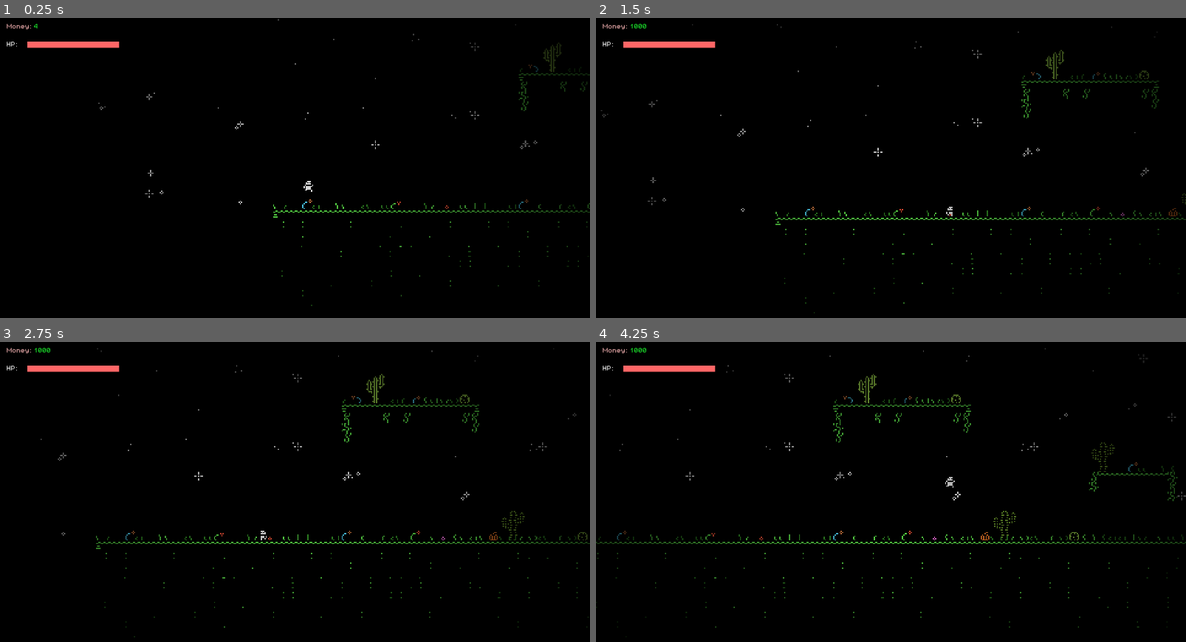
Above: before the commit, frames 1-4 (two rows, left to right).
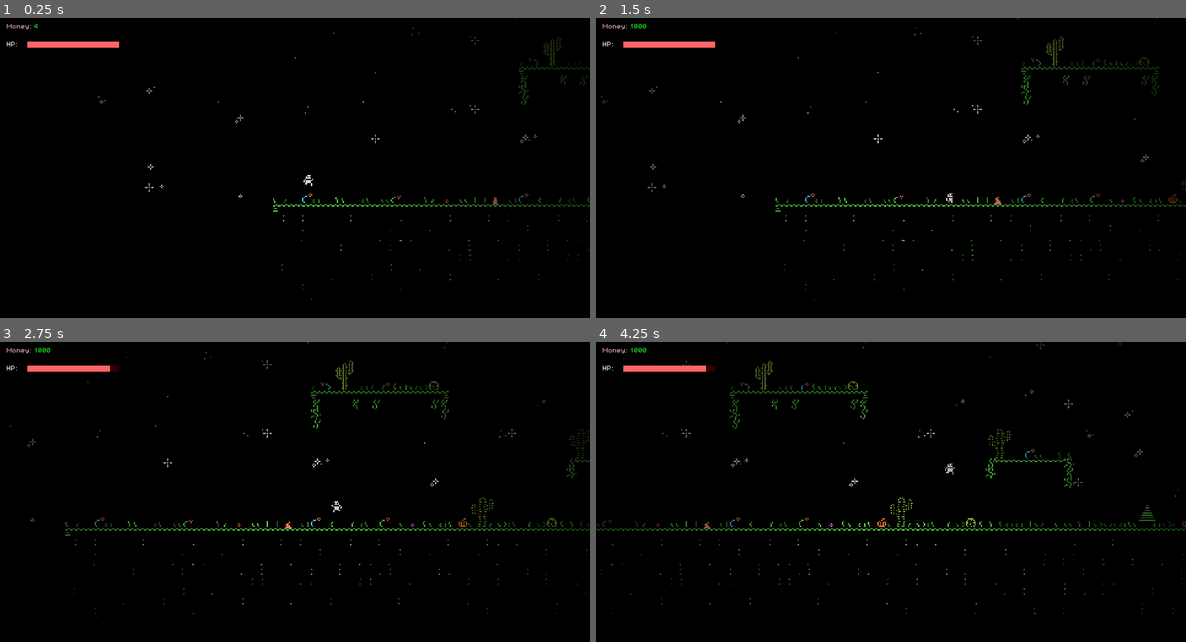
Above: after the commit, the same moments.

Repository: garf/godot-2d-game-template
Game: Godot game, scene res://game/main.tscn
The game is run twice, just before and just after one commit, with the same random seed, the same clock (stepped at 60 frames per second) and the same inputs.
Inputs:
- Up to frame 1 (0.25 s): no input
- Up to frame 2 (1.5 s): tap Enter at 0.5 s; hold D (walk_right) from 0.53 s (still down); tap Space (jump) at 0.6, 0.77, 1.07 s; tap Ctrl (crouch) at 1.35 s
- Up to frame 3 (2.75 s): tap Space (jump) at 1.52, 1.55, 1.82, 2.1 s; release D (walk_right) at 2.03 s; hold A (walk_left) from 2.03 s (still down)
- Up to frame 4 (4.25 s): release A (walk_left) at 2.78 s; hold D (walk_right) from 2.78 s (still down); tap Ctrl (crouch) at 2.85 s; tap Space (jump) at 3.02, 3.05, 3.32, 3.6, 3.77, 4.07 s; tap F1 (restart) at 4.15 s

The runs differ from the first frame. In frame 1, 1.3% of the frame differs, in the area x 16-100%, y 0-97%; in frame 2, 2.2%; in frame 3, 2.7%; in frame 4, 3.4%, in the area x 0-100%, y 0-99%.

Commit message:
feat: add player hit and hurtboxes + damage

Diff:
--- /dev/null
+++ b/game/components/hitbox/hitbox_comp.gd
@@ -0,0 +1,50 @@
+class_name HitboxComp extends Area2D
+
+
+@export var damage: float = 10.0
+@export var hit_cooldown: float = 0.35
+
+var _hurtbox_cooldowns: Dictionary[HurtboxComp, float] = {}
+
+
+func _ready() -> void:
+	area_entered.connect(_on_area_entered)
+	area_exited.connect(_on_area_exited)
+
+
+func _physics_process(delta: float) -> void:
+	var hurtboxes: Array[HurtboxComp] = []
+	hurtboxes.assign(_hurtbox_cooldowns.keys())
+
+	for hurtbox: HurtboxComp in hurtboxes:
+		if not is_instance_valid(hurtbox):
+			_hurtbox_cooldowns.erase(hurtbox)
+			continue
+
+		var next_cooldown: float = maxf(_hurtbox_cooldowns[hurtbox] - delta, 0.0)
+		_hurtbox_cooldowns[hurtbox] = next_cooldown
+
+		if next_cooldown <= 0.0:
+			_hit_hurtbox(hurtbox)
+
+
+func _hit_hurtbox(hurtbox: HurtboxComp) -> void:
+	hurtbox.receive_hit(damage, global_position, self)
+	_hurtbox_cooldowns[hurtbox] = maxf(hit_cooldown, 0.0)
+
+
+func _on_area_entered(area: Area2D) -> void:
+	var hurtbox: HurtboxComp = area as HurtboxComp
+	if hurtbox == null:
+		return
+
+	_hurtbox_cooldowns[hurtbox] = 0.0
+	_hit_hurtbox(hurtbox)
+
+
+func _on_area_exited(area: Area2D) -> void:
+	var hurtbox: HurtboxComp = area as HurtboxComp
+	if hurtbox == null:
+		return
+
+	_hurtbox_cooldowns.erase(hurtbox)
--- /dev/null
+++ b/game/components/hurtbox/hurtbox_comp.gd
@@ -0,0 +1,28 @@
+class_name HurtboxComp extends Area2D
+
+
+signal hit_received(damage: float, source_position: Vector2, hitbox: HitboxComp)
+
+@export var damage_receiver_path: NodePath = ^".."
+
+var _damage_receiver: Node
+
+
+func _ready() -> void:
+	_damage_receiver = _find_damage_receiver()
+
+
+func receive_hit(damage: float, source_position: Vector2, hitbox: HitboxComp) -> void:
+	hit_received.emit(damage, source_position, hitbox)
+	if _damage_receiver == null or not _damage_receiver.has_method("receive_hit"):
+		return
+
+	_damage_receiver.call("receive_hit", damage, source_position, hitbox)
+
+
+func _find_damage_receiver() -> Node:
+	var damage_receiver: Node = get_node_or_null(damage_receiver_path)
+	if damage_receiver != null:
+		return damage_receiver
+
+	return get_parent()
--- a/game/entities/characters/player/player.gd
+++ b/game/entities/characters/player/player.gd
@@ -3,8 +3,13 @@
 
 signal facing_direction_changed(facing_direction: Vector2)
 
+const HIT_FLASH_TIME: float = 0.08
+const HIT_KNOCKBACK_VELOCITY: float = 240.0
+const HIT_AIR_CONTROL_LOCK_TIME: float = 0.16
+
 var facing_sign: int = 1
 var facing_direction: Vector2 = Vector2.RIGHT
+var _hit_flash_id: int = 0
 
 @onready var _sprite: AnimatedSprite2D = $PlayerSprites
 @onready var _movement_controller: PlayerMovementController = $MovementController
@@ -61,6 +66,17 @@
 	return _vitals_controller.receive_damage(amount)
 
 
+func receive_hit(damage: float, source_position: Vector2, _hitbox: HitboxComp) -> void:
+	if is_dead():
+		return
+
+	var current_hp: float = receive_damage(damage)
+	if current_hp <= 0.0 or is_dead():
+		return
+
+	_play_hit_reaction(source_position)
+
+
 func die() -> void:
 	_vitals_controller.die()
 
@@ -82,6 +98,9 @@
 
 
 func _update_animation() -> void:
+	if _sprite.animation == &"hit_right" and _sprite.is_playing():
+		return
+
 	var next_animation: StringName = &"idle_right"
 
 	if not is_on_floor():
@@ -94,11 +113,44 @@
 	_play_animation(next_animation)
 
 
-func _play_animation(animation: StringName) -> void:
-	if _sprite.animation == animation:
+func _play_animation(animation: StringName, force_restart: bool = false) -> void:
+	if _sprite.animation == animation and not force_restart:
 		return
 
 	_sprite.play(animation)
+
+
+func _play_hit_reaction(source_position: Vector2) -> void:
+	var away_sign: float = signf(global_position.x - source_position.x)
+	if is_zero_approx(away_sign):
+		away_sign = float(facing_sign)
+
+	_play_animation(&"hit_right", true)
+	_flash_hit_shader()
+	_movement_controller.start_hit_reaction(
+		Vector2(HIT_KNOCKBACK_VELOCITY * away_sign, -HIT_KNOCKBACK_VELOCITY),
+		HIT_AIR_CONTROL_LOCK_TIME
+	)
+
+
+func _flash_hit_shader() -> void:
+	_hit_flash_id += 1
+	var current_flash_id: int = _hit_flash_id
+	_set_hit_shader_active(true)
+
+	await get_tree().create_timer(HIT_FLASH_TIME).timeout
+	if current_flash_id != _hit_flash_id:
+		return
+
+	_set_hit_shader_active(false)
+
+
+func _set_hit_shader_active(active: bool) -> void:
+	var hit_material: ShaderMaterial = _sprite.material as ShaderMaterial
+	if hit_material == null:
+		return
+
+	hit_material.set_shader_parameter(&"active", active)
 
 
 func _stop_camera_following() -> void:
@@ -113,11 +165,14 @@
 
 
 func _on_player_died() -> void:
-	_play_animation(&"death_right")
+	_set_hit_shader_active(false)
+	_play_animation(&"death_right", true)
 	_stop_camera_following()
 
 
 func _on_player_respawned(_global_position: Vector2) -> void:
+	_hit_flash_id += 1
+	_set_hit_shader_active(false)
 	_restore_camera_following()
 	_sync_facing_visuals()
-	_play_animation(&"idle_right")
+	_play_animation(&"idle_right", true)
--- a/game/entities/characters/player/player.tscn
+++ b/game/entities/characters/player/player.tscn
@@ -1,10 +1,17 @@
 [gd_scene format=3 uid="uid://ck5uni5kjq72"]
 
+[ext_resource type="Shader" uid="uid://0voujlm8s10c" path="res://shaders/hit.gdshader" id="1_06c3x"]
 [ext_resource type="Script" uid="uid://dsiv7tspf2eel" path="res://game/entities/characters/player/player.gd" id="1_ruxbf"]
 [ext_resource type="Texture2D" uid="uid://m4ubf65w3du2" path="res://assets/art/Heroes-Medium.png" id="2_cetcc"]
-[ext_resource type="Script" path="res://game/entities/characters/player/player_movement_controller.gd" id="3_8es8j"]
-[ext_resource type="Script" path="res://game/entities/characters/player/player_vitals_controller.gd" id="4_vitals"]
-[ext_resource type="Script" path="res://game/components/hp/hp_comp.gd" id="5_hp"]
+[ext_resource type="Script" uid="uid://dlbvgx2sokb4q" path="res://game/entities/characters/player/player_movement_controller.gd" id="3_8es8j"]
+[ext_resource type="Script" uid="uid://dbbq74owd33k" path="res://game/entities/characters/player/player_vitals_controller.gd" id="4_vitals"]
+[ext_resource type="Script" uid="uid://dsn5kmelwxa0x" path="res://game/components/hp/hp_comp.gd" id="5_hp"]
+[ext_resource type="Script" uid="uid://blg4ju5g6vxtp" path="res://game/components/hurtbox/hurtbox_comp.gd" id="6_hurtbox"]
+
+[sub_resource type="ShaderMaterial" id="ShaderMaterial_06c3x"]
+shader = ExtResource("1_06c3x")
+shader_parameter/active = false
+shader_parameter/tint = Color(1, 0.39999998, 0.39999998, 1)
 
 [sub_resource type="AtlasTexture" id="AtlasTexture_tmnli"]
 atlas = ExtResource("2_cetcc")
@@ -148,28 +155,41 @@
 radius = 3.0
 
 [node name="Player" type="CharacterBody2D" unique_id=1859496224]
-collision_mask = 26
+collision_mask = 58
 script = ExtResource("1_ruxbf")
 
 [node name="PlayerSprites" type="AnimatedSprite2D" parent="." unique_id=1379412176]
+material = SubResource("ShaderMaterial_06c3x")
 position = Vector2(0, -8)
 sprite_frames = SubResource("SpriteFrames_ruxbf")
-animation = &"idle_right"
+animation = &"jump_right"
+autoplay = "idle_right"
 
-[node name="MovementController" type="Node" parent="."]
+[node name="MovementController" type="Node" parent="." unique_id=918236918]
 script = ExtResource("3_8es8j")
 
-[node name="VitalsController" type="Node" parent="."]
+[node name="VitalsController" type="Node" parent="." unique_id=1933421795]
 script = ExtResource("4_vitals")
 
-[node name="HpComp" type="Node" parent="VitalsController"]
+[node name="HpComp" type="Node" parent="VitalsController" unique_id=1091098576]
 script = ExtResource("5_hp")
+max_hp = 100.0
+hp = 100.0
 
 [node name="CollisionShape2D" type="CollisionShape2D" parent="." unique_id=1979362243]
 position = Vector2(0, -3)
 shape = SubResource("CircleShape2D_gmir5")
 
+[node name="Hurtbox" type="Area2D" parent="." unique_id=937019263]
+collision_mask = 0
+script = ExtResource("6_hurtbox")
+
+[node name="CollisionShape2D" type="CollisionShape2D" parent="Hurtbox" unique_id=1444726122]
+position = Vector2(0, -3)
+shape = SubResource("CircleShape2D_gmir5")
+
 [node name="Camera2D" type="Camera2D" parent="." unique_id=2032190179]
+process_callback = 0
 drag_horizontal_enabled = true
 drag_vertical_enabled = true
-process_callback = 0
+drag_top_margin = 0.3
--- a/game/entities/characters/player/player_movement_controller.gd
+++ b/game/entities/characters/player/player_movement_controller.gd
@@ -30,6 +30,7 @@
 var _jump_buffer_timer: float = 0.0
 var _remaining_air_jumps: int = 0
 var _was_on_floor: bool = false
+var _air_control_lock_timer: float = 0.0
 
 @onready var _player: Player = get_parent() as Player
 
@@ -37,19 +38,24 @@
 func physics_update(delta: float) -> void:
 	if _player.is_dead():
 		_clear_control_state()
-		_apply_gravity(delta)
-		_player.move_and_slide()
+		_apply_dead_movement(delta)
 		_was_on_floor = _player.is_on_floor()
 		return
 
 	var input_axis: float = Input.get_axis("walk_left", "walk_right")
+	var is_air_control_locked: bool = _air_control_lock_timer > 0.0
+	if _air_control_lock_timer > 0.0:
+		_air_control_lock_timer = maxf(_air_control_lock_timer - delta, 0.0)
+
 	var on_floor: bool = _player.is_on_floor()
 	var just_landed: bool = on_floor and not _was_on_floor
 
 	_update_timers(delta, on_floor)
-	_update_facing(input_axis)
+	if not is_air_control_locked:
+		_update_facing(input_axis)
 	_update_crouch(delta, on_floor, just_landed)
-	_apply_horizontal_movement(input_axis, delta, on_floor)
+	if not is_air_control_locked:
+		_apply_horizontal_movement(input_axis, delta, on_floor)
 	_apply_jump()
 	_apply_gravity(delta)
 	_apply_jump_cut()
@@ -60,6 +66,24 @@
 
 func is_crouching() -> bool:
 	return _crouching
+
+
+func start_hit_reaction(launch_velocity: Vector2, air_control_lock_time: float) -> void:
+	_clear_control_state()
+	_player.velocity = launch_velocity
+	_air_control_lock_timer = maxf(air_control_lock_time, 0.0)
+
+
+func _apply_dead_movement(delta: float) -> void:
+	if _player.is_on_floor() and _player.velocity.y >= 0.0:
+		_player.velocity = Vector2.ZERO
+		return
+
+	_apply_gravity(delta)
+	_player.move_and_slide()
+
+	if _player.is_on_floor():
+		_player.velocity = Vector2.ZERO
 
 
 func _update_timers(delta: float, on_floor: bool) -> void:
@@ -200,3 +224,4 @@
 	_coyote_timer = 0.0
 	_jump_buffer_timer = 0.0
 	_remaining_air_jumps = 0
+	_air_control_lock_timer = 0.0
--- /dev/null
+++ b/game/entities/objects/burning_campfire/burning_campfire.gd
@@ -0,0 +1 @@
+extends Node2D
--- /dev/null
+++ b/game/entities/objects/burning_campfire/burning_campfire.tscn
@@ -0,0 +1,56 @@
+[gd_scene format=3 uid="uid://cbwsdfypyp4if"]
+
+[ext_resource type="Script" uid="uid://b37n36f7b84m2" path="res://game/entities/objects/burning_campfire/burning_campfire.gd" id="1_x6b4a"]
+[ext_resource type="Script" uid="uid://d0ow66mrx2c4d" path="res://game/components/hitbox/hitbox_comp.gd" id="2_hitbox"]
+[ext_resource type="Texture2D" uid="uid://cai2s7fd0pm7c" path="res://assets/art/tiles/forest/Extras.png" id="2_x6b4a"]
+
+[sub_resource type="CircleShape2D" id="CircleShape2D_x6b4a"]
+radius = 4.1231055
+
+[sub_resource type="AtlasTexture" id="AtlasTexture_axufj"]
+atlas = ExtResource("2_x6b4a")
+region = Rect2(0, 32, 8, 8)
+
+[sub_resource type="AtlasTexture" id="AtlasTexture_ge57u"]
+atlas = ExtResource("2_x6b4a")
+region = Rect2(8, 32, 8, 8)
+
+[sub_resource type="AtlasTexture" id="AtlasTexture_xqdxh"]
+atlas = ExtResource("2_x6b4a")
+region = Rect2(16, 32, 8, 8)
+
+[sub_resource type="SpriteFrames" id="SpriteFrames_x6b4a"]
+animations = [{
+"frames": [{
+"duration": 1.0,
+"texture": SubResource("AtlasTexture_axufj")
+}, {
+"duration": 1.0,
+"texture": SubResource("AtlasTexture_ge57u")
+}, {
+"duration": 1.0,
+"texture": SubResource("AtlasTexture_xqdxh")
+}],
+"loop": 1,
+"name": &"default",
+"speed": 8.0
+}]
+
+[node name="BurningCampfire" type="Node2D" unique_id=2075658161]
+script = ExtResource("1_x6b4a")
+
+[node name="Hitbox" type="Area2D" parent="."]
+collision_layer = 32
+collision_mask = 1
+script = ExtResource("2_hitbox")
+damage = 10.0
+
+[node name="CollisionShape2D" type="CollisionShape2D" parent="Hitbox" unique_id=1965249777]
+position = Vector2(0, 1)
+shape = SubResource("CircleShape2D_x6b4a")
+
+[node name="AnimatedSprite2D" type="AnimatedSprite2D" parent="." unique_id=665599641]
+self_modulate = Color(1.8247963, 1.8247963, 1.8247963, 1)
+sprite_frames = SubResource("SpriteFrames_x6b4a")
+autoplay = "default"
+frame_progress = 0.5882298
--- /dev/null
+++ b/game/entities/objects/object_res.gd
@@ -0,0 +1 @@
+class_name ObjectRes extends EntityRes
--- a/game/levels/forest_level/forest_map.tscn
+++ b/game/levels/forest_level/forest_map.tscn
@@ -1,7 +1,8 @@
 [gd_scene format=4 uid="uid://bvosiiu3754y0"]
 
 [ext_resource type="TileSet" uid="uid://boniaau7ima42" path="res://game/tilesets/forest_tileset.tres" id="1_jpomo"]
-[ext_resource type="Script" path="res://game/levels/forest_level/forest_map.gd" id="2_forest_map"]
+[ext_resource type="Script" uid="uid://df0wxf5mmp0u0" path="res://game/levels/forest_level/forest_map.gd" id="2_forest_map"]
+[ext_resource type="PackedScene" uid="uid://cbwsdfypyp4if" path="res://game/entities/objects/burning_campfire/burning_campfire.tscn" id="3_nx520"]
 
 [sub_resource type="WorldBoundaryShape2D" id="WorldBoundaryShape2D_gmir5"]
 
@@ -22,3 +23,6 @@
 [node name="RespawnPoint" type="Marker2D" parent="." unique_id=1519053990]
 unique_name_in_owner = true
 position = Vector2(61, 72)
+
+[node name="BurningCampfire" parent="." unique_id=2075658161 instance=ExtResource("3_nx520")]
+position = Vector2(213, 117)
--- a/project.godot
+++ b/project.godot
@@ -83,6 +83,7 @@
 2d_physics/layer_3="player_attack"
 2d_physics/layer_4="enemy_attack"
 2d_physics/layer_5="surface"
+2d_physics/layer_6="danger"
 
 [rendering]
 
--- /dev/null
+++ b/shaders/hit.gdshader
@@ -0,0 +1,15 @@
+shader_type canvas_item;
+
+uniform bool active = false;
+uniform vec4 tint : source_color = vec4(1., 1., 0., 1);
+
+void fragment() {
+	vec4 tint_copy = tint;
+	vec4 previous_color = texture(TEXTURE, UV);
+
+	if (active == true)
+	{
+		tint_copy.a = previous_color.a;
+		COLOR = tint_copy;
+	}
+}
Not shown, added: game/components/hitbox/hitbox_comp.gd.uid
Not shown, added: game/components/hurtbox/hurtbox_comp.gd.uid
Not shown, added: game/entities/objects/burning_campfire/burning_campfire.gd.uid
Not shown, added: game/entities/objects/object_res.gd.uid
Not shown, added: shaders/hit.gdshader.uid
Not shown, changed: AGENTS.md
